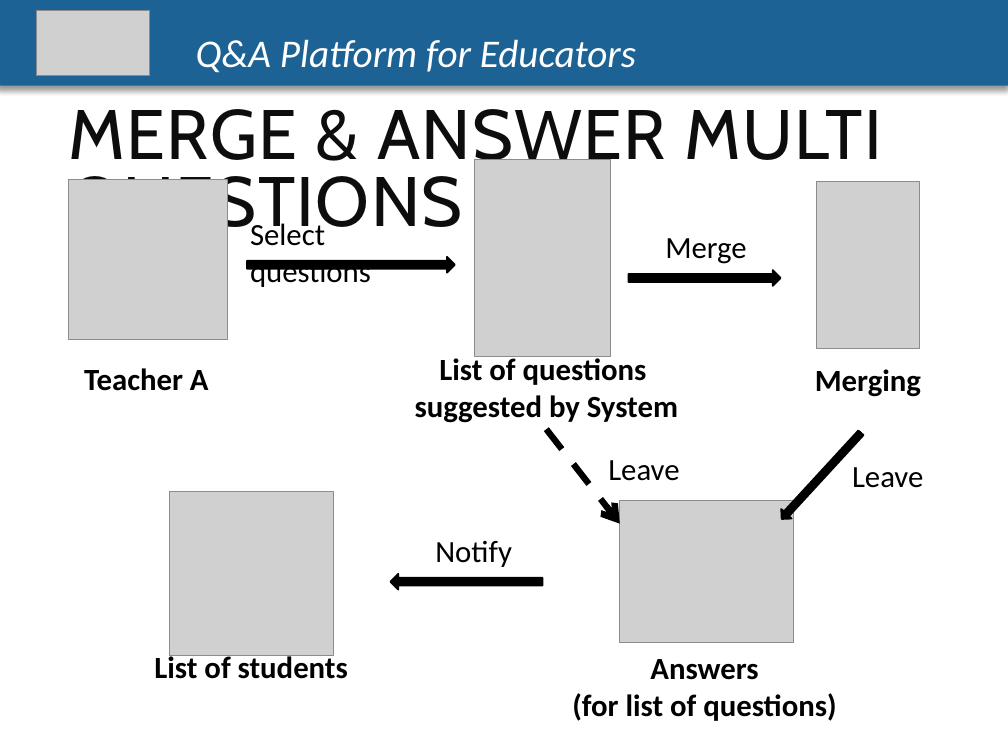
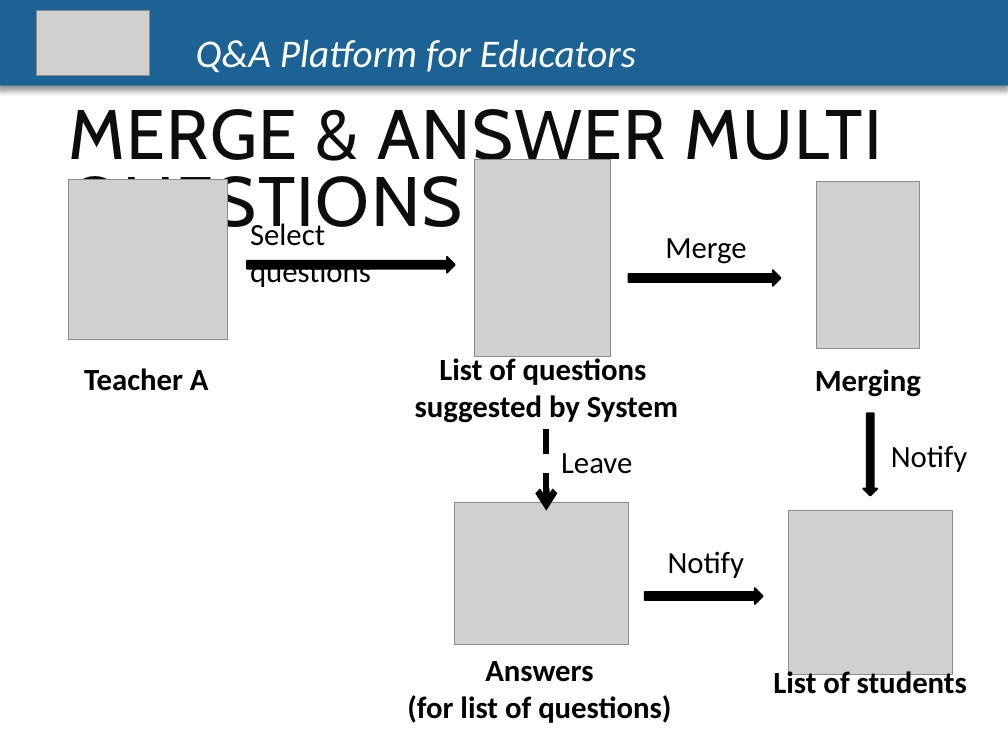
Before and after one commit to CapstoneTeam11/Document, a slide deck: slide 45 of Q-A-PLATFORM-FOR-EDUCATORS-1 (1).pptx (slide 40 before the commit). Drawn at 1008x756 pixels with LibreOffice and Linux fonts; fonts in the diff are those of the drawing; grey boxes stand for pictures. Boxes give left, top, right and bottom in pixels: in the first picture for what was removed or moved away, otherwise in the second. Text is boxed around its words. In the diff, an @@ line names an element or a change of style, - is before the commit and + after.

```diff
--- a/Q-A-PLATFORM-FOR-EDUCATORS-1 (1).pptx
+++ b/Q-A-PLATFORM-FOR-EDUCATORS-1 (1).pptx
@@ right arrow at [863,413,877,496]: rotation 132 to 90 degrees @@
@@ arrow moved from (546, 429) - (620, 524) to (546, 429) - (546, 511) @@
@@ text "Leave": place and size @@
-text "Leave" at [608,460,679,481]
+text "Leave" at [561,453,632,474]
@@ text at [891,445,968,472]: text changed @@
-Leave
+Notify
@@ picture: place and size @@
-picture at [620,501,793,643]
+picture at [455,502,628,644]
@@ text "Notify": place and size @@
-text "Notify" at [435,540,512,567]
+text "Notify" at [668,551,745,578]
@@ picture: place and size @@
-picture at [169,492,334,656]
+picture at [788,511,953,675]
@@ left arrow removed at [390,574,542,590] @@
@@ right arrow added at [645,589,763,605], fill #000000, outline #000000 1.25 pt @@
@@ text "Answers (for list of questions)": place and size @@
-text "Answers (for list of questions)" at [572,659,836,721]
+text "Answers (for list of questions)" at [407,661,671,723]
@@ text "List of students" rewrapped from [154,652,348,679] to [773,667,967,701] @@
```
Also in this commit, not shown: 2 other slides changed, 6 slides added.
